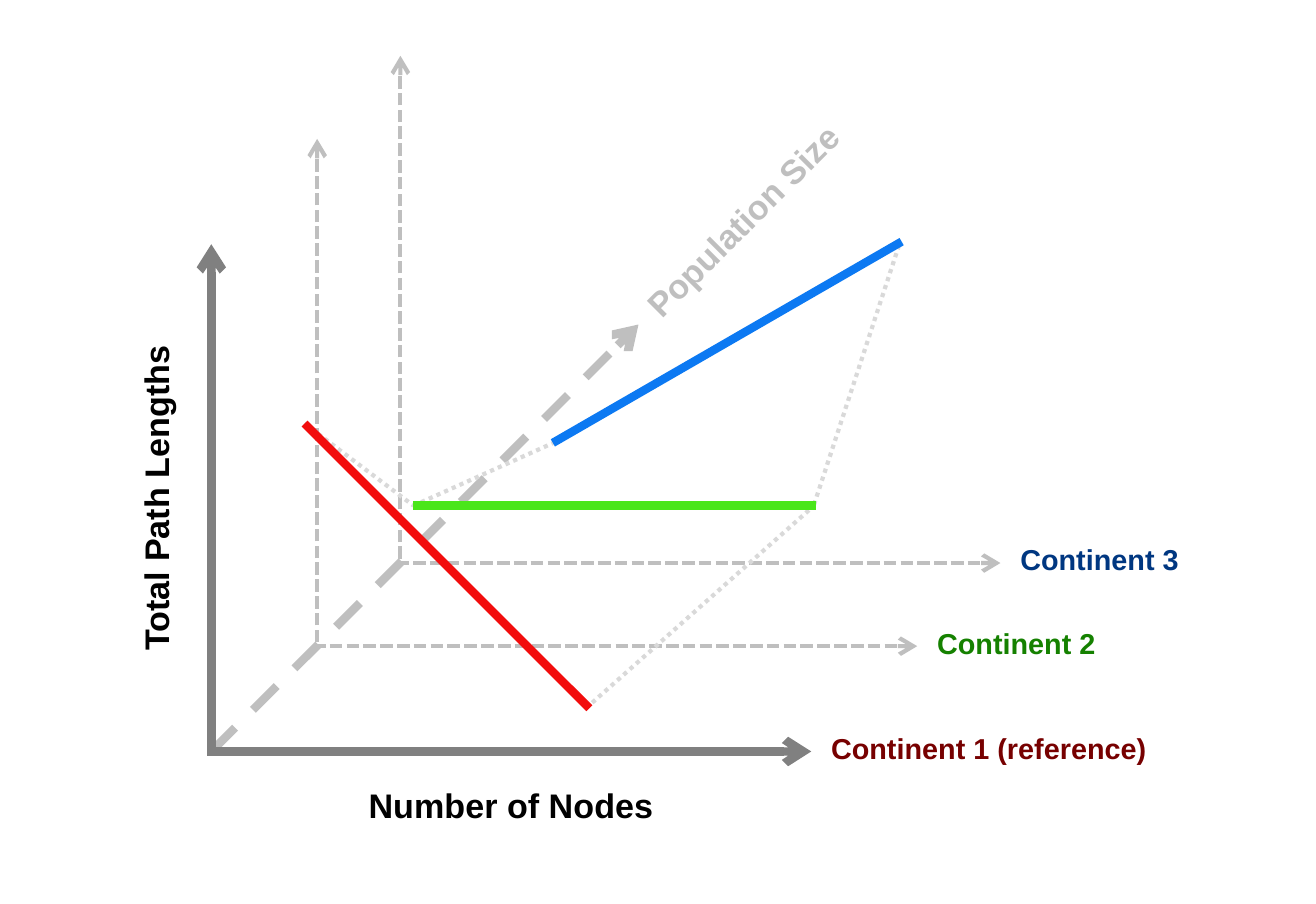
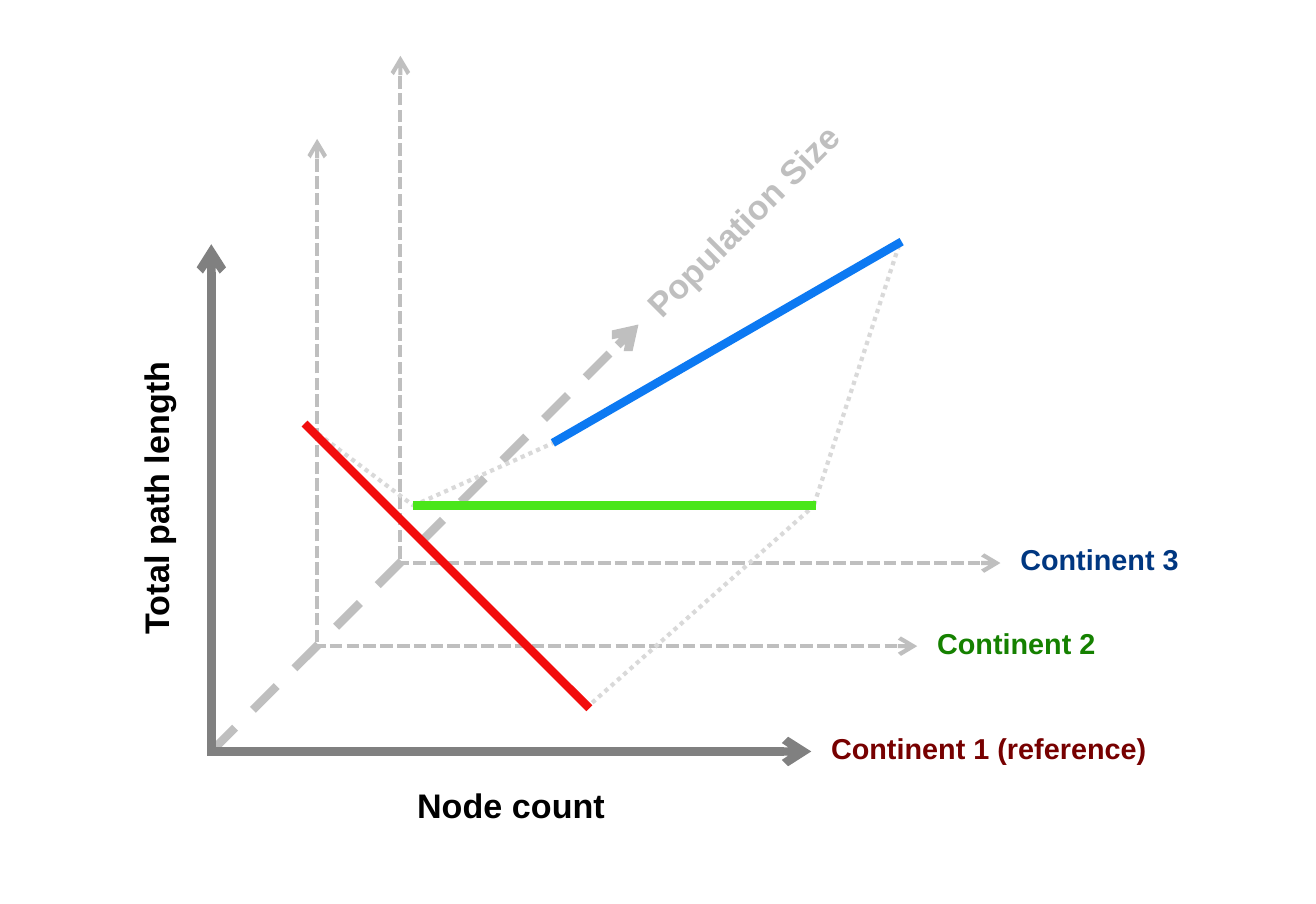
Before and after one commit to ChrisOrgan/Covid_Analysis, a slide deck: slide 1 of surya_expectation/surya_expectation_multiple regression.pptx. Drawn at 1316x904 pixels with LibreOffice and Linux fonts; fonts in the diff are those of the drawing. Boxes give left, top, right and bottom in pixels: in the first picture for what was removed or moved away, otherwise in the second. Text is boxed around its words. In the diff, an @@ line names an element or a change of style, - is before the commit and + after.

```diff
--- a/surya_expectation/surya_expectation_multiple regression.pptx
+++ b/surya_expectation/surya_expectation_multiple regression.pptx
@@ text at (138, 372, 176, 632): text changed @@
-Total Path Lengths
+Total path length
@@ text at (417, 793, 605, 819): text changed @@
-Number of Nodes
+Node count
```
Also in this commit, not shown: 1 other file.
